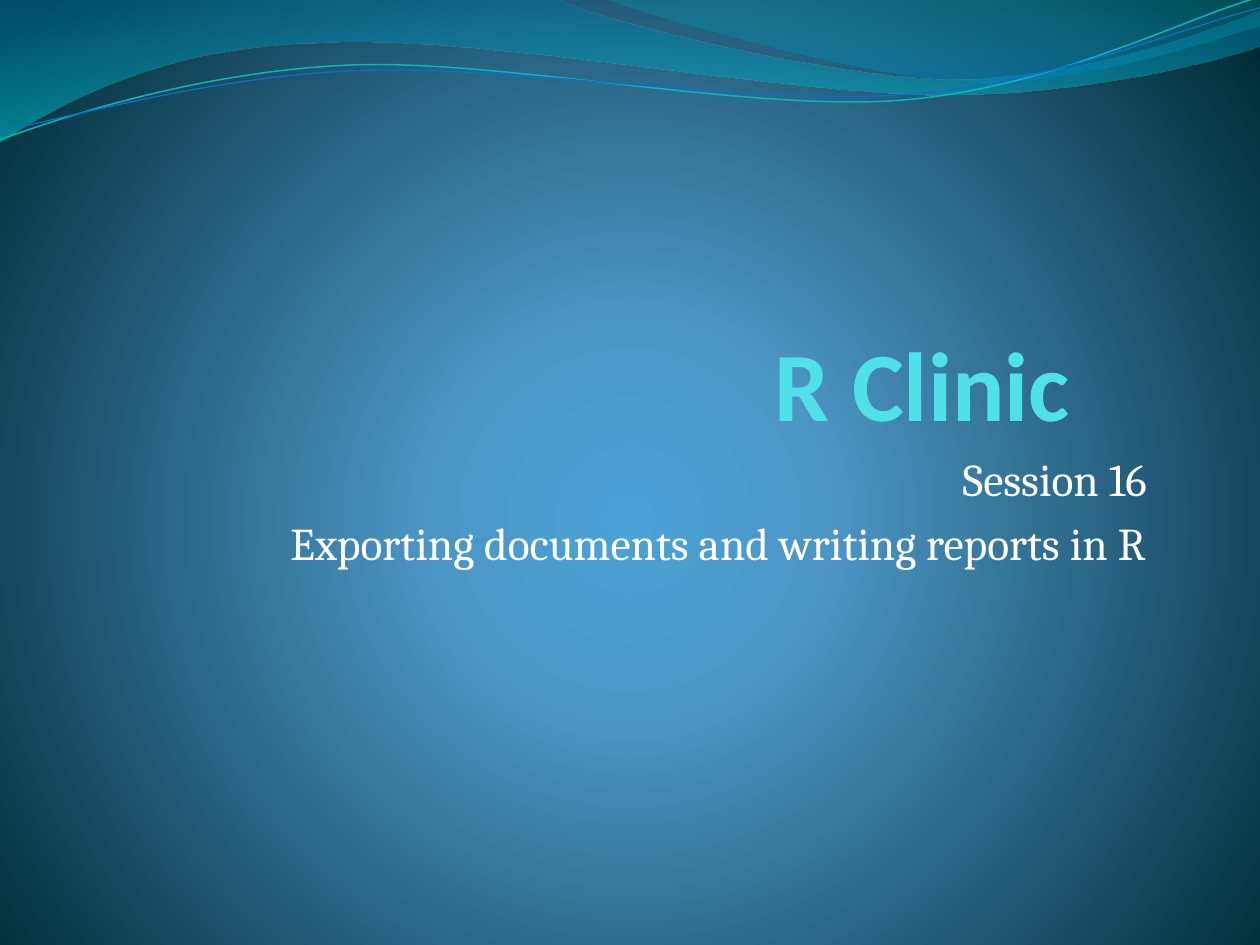
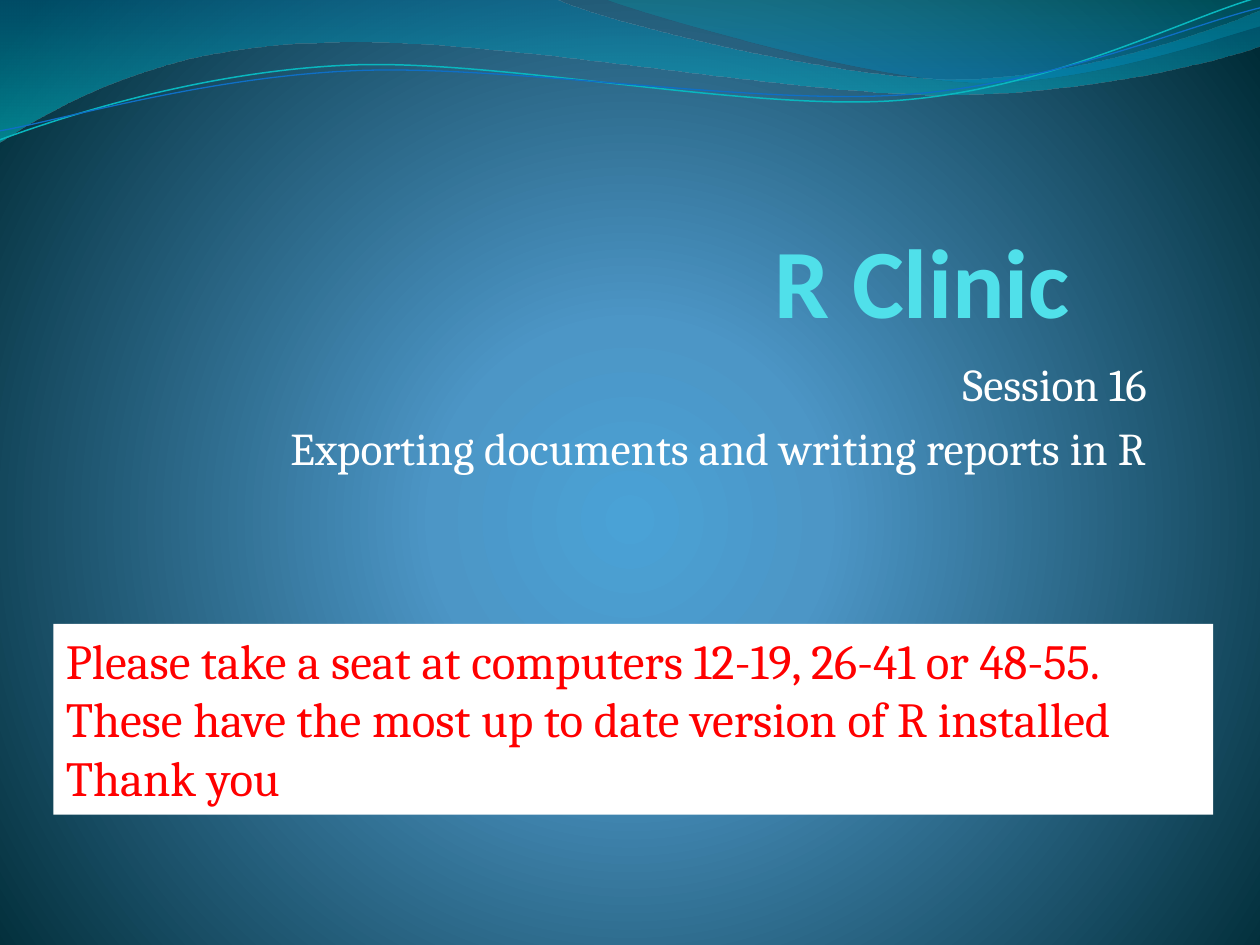
Before and after one commit to katieleach/RClinicQUB, a slide deck: slide 1 of Session 16 Outputs and reports/Session16.pptx. Drawn at 1260x945 pixels with LibreOffice and Linux fonts; fonts in the diff are those of the drawing. Boxes give left, top, right and bottom in pixels: in the first picture for what was removed or moved away, otherwise in the second. Text is boxed around its words. In the diff, an @@ line names an element or a change of style, - is before the commit and + after.

Commit message:
Update Session 16

```diff
--- a/Session 16 Outputs and reports/Session16.pptx
+++ b/Session 16 Outputs and reports/Session16.pptx
@@ title "R Clinic": place and size @@
-title "R Clinic" at <box>775,352,1069,422</box>
+title "R Clinic" at <box>775,249,1069,319</box>
@@ subtitle "Session 16": place and size @@
-subtitle "Session 16" at <box>290,465,1147,570</box>
+subtitle "Session 16" at <box>290,370,1147,475</box>
@@ rectangle added at <box>53,624,1213,814</box>, fill #FFFFFF, 28 pt, text #FF0000 @@
+Please take a seat at computers 12-19, 26-41 or 48-55.
+These have the most up to date version of R installed
+Thank you
```
Also in this commit, not shown: 1 other slide changed, 1 slide added, 2 other files.
